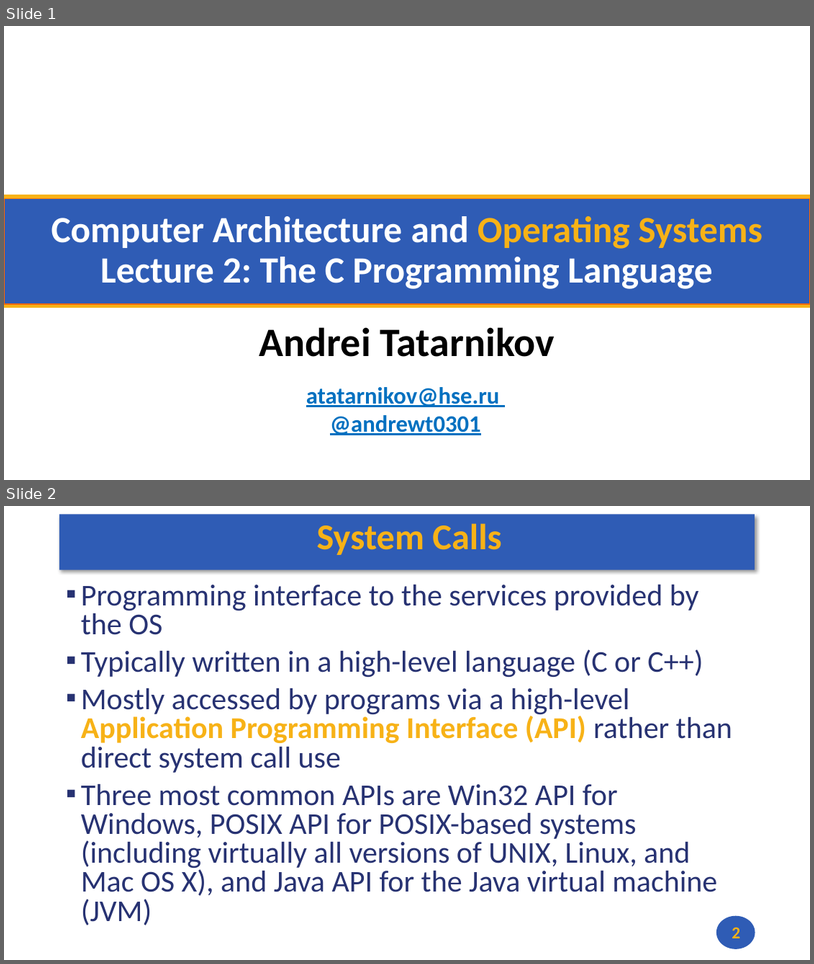
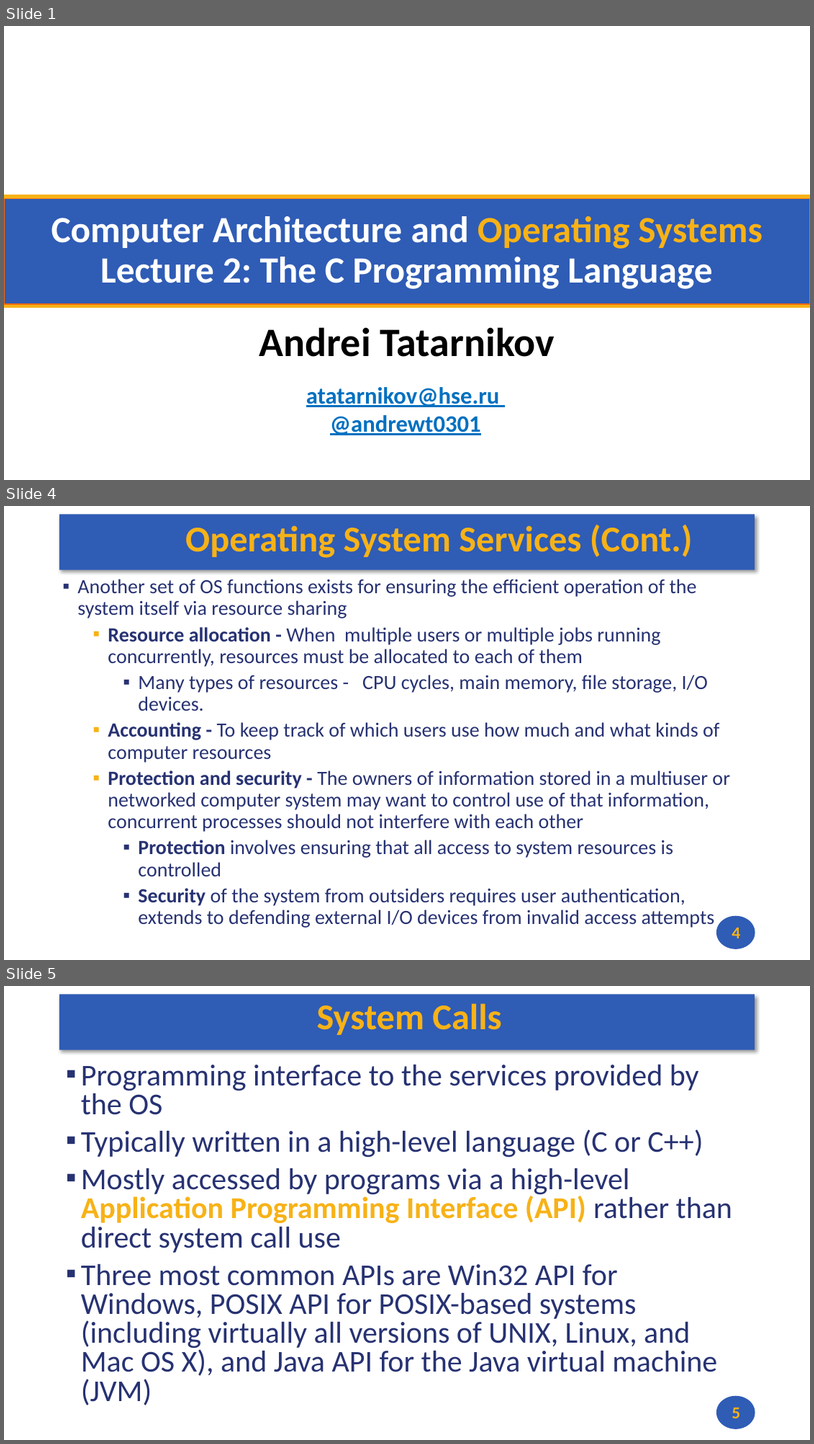
Before and after one commit to andrewt0301/hse-acos-course, a slide deck: docs/part2os/03_SystemCalls/OS_Lecture_03.pptx. Shown one above the other, each under a label of ours: slides 1 and 2 before the commit, slides 1, 4 and 5 after it; the slides between them are not shown. The pictures are 814x964 and 814x1444 pixels, drawn with LibreOffice and Linux fonts; fonts in the diff are those of the drawing; background and template pictures are left out. Boxes give left, top, right and bottom in pixels: in the first picture for what was removed or moved away, otherwise in the second. Text is boxed around its words. In the diff, an @@ line names an element or a change of style, - is before the commit and + after.

```diff
--- a/docs/part2os/03_SystemCalls/OS_Lecture_03.pptx
+++ b/docs/part2os/03_SystemCalls/OS_Lecture_03.pptx
@@ slide 4 added at <box>4,506,810,960</box>, background #FFFFFF; not listed: 2 template elements that a slide beside it also shows @@
@@ title added at <box>185,525,693,558</box>, 43.2 pt, text #F7B217, bold @@
+Operating System Services (Cont.)
@@ text added at <box>77,579,730,927</box>, 24.1 pt, text #273272 @@
+▪ Another set of OS functions exists for ensuring the efficient operation of the system itself via resource sharing
+  ▪ Resource allocation - When multiple users or multiple jobs running concurrently, resources must be allocated to each of them
+    ▪ Many types of resources - CPU cycles, main memory, file storage, I/O devices.
+  ▪ Accounting - To keep track of which users use how much and what kinds of computer resources
+  ▪ Protection and security - The owners of information stored in a multiuser or networked computer system may want to control use of that information, concurrent processes should not interfere with each other
+    ▪ Protection involves ensuring that all access to system resources is controlled
+    ▪ Security of the system from outsiders requires user authentication, extends to defending external I/O devices from invalid access attempts
@@ page number added at <box>732,927,741,938</box>, 20 pt, text #F7B217, bold @@
+4
@@ what was slide 2 is now slide 5 @@
@@ page number at <box>732,1407,741,1418</box>: text changed @@
-2
+5
```
Also in this commit, not shown: 11 slides changed, 2 other slides added, 1 other file.
